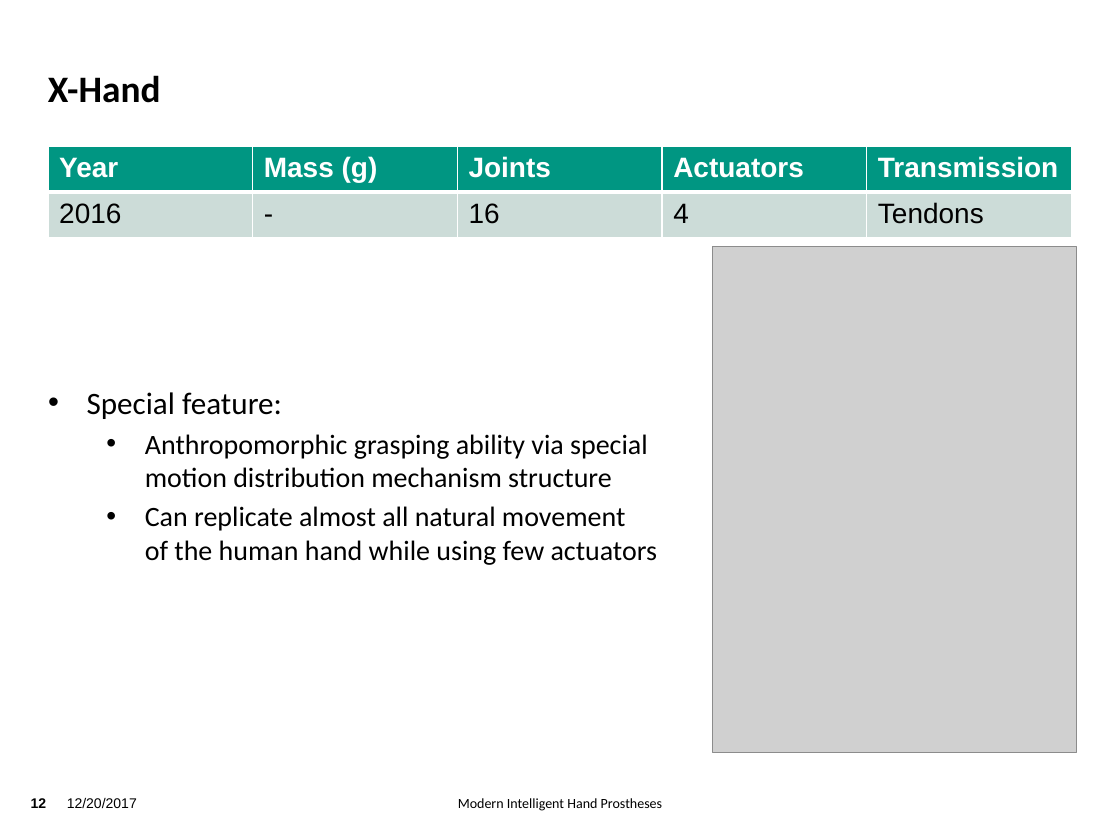
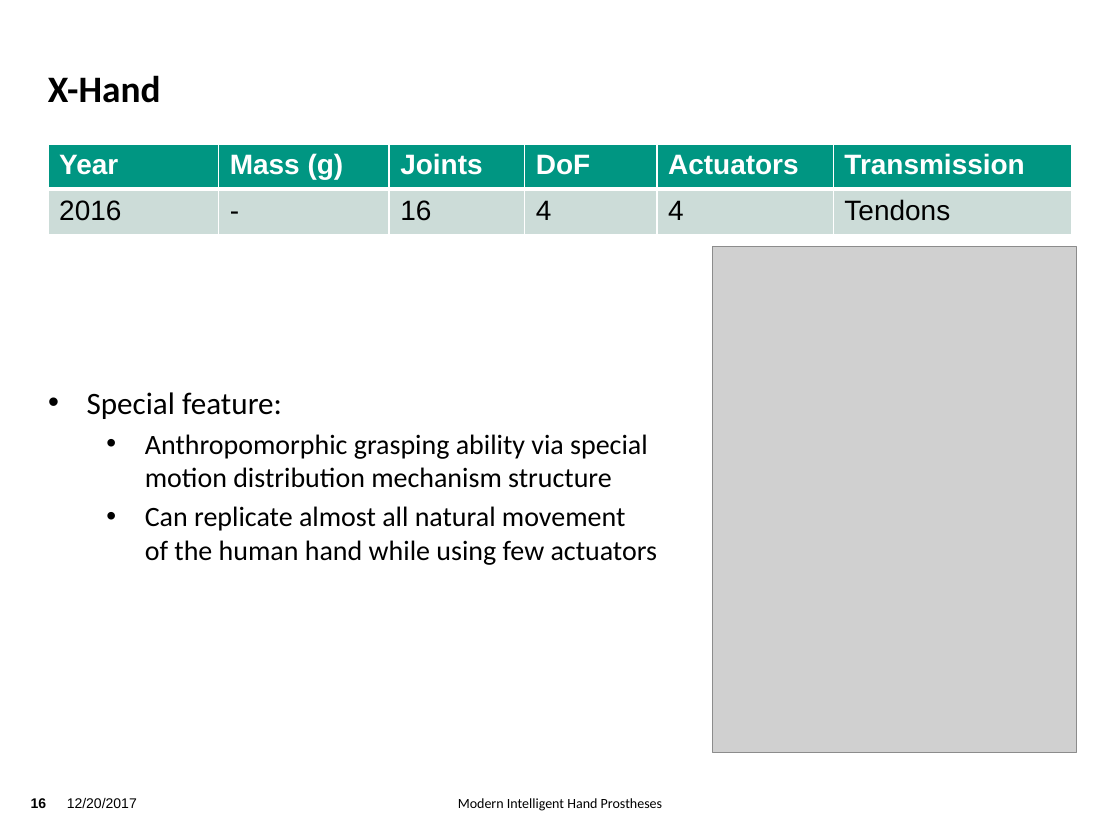
Before and after one commit to TsStocker/HumanoideRobotik, a slide deck: slide 16 of Vortrag/Vortrag.pptx (slide 12 before the commit). Drawn at 1120x840 pixels with LibreOffice and Linux fonts; fonts in the diff are those of the drawing; grey boxes stand for pictures; background and template pictures are left out. Boxes give left, top, right and bottom in pixels: in the first picture for what was removed or moved away, otherwise in the second. Text is boxed around its words. In the diff, an @@ line names an element or a change of style, - is before the commit and + after.

```diff
--- a/Vortrag/Vortrag.pptx
+++ b/Vortrag/Vortrag.pptx
@@ table at box(48, 144, 1071, 235) @@
+column 4: DoF | 4
@@ page number at box(31, 798, 47, 808): text changed @@
-12
+16
```
Also in this commit, not shown: 13 other slides changed, 7 slides added, 1 slide removed, 1 other file.
